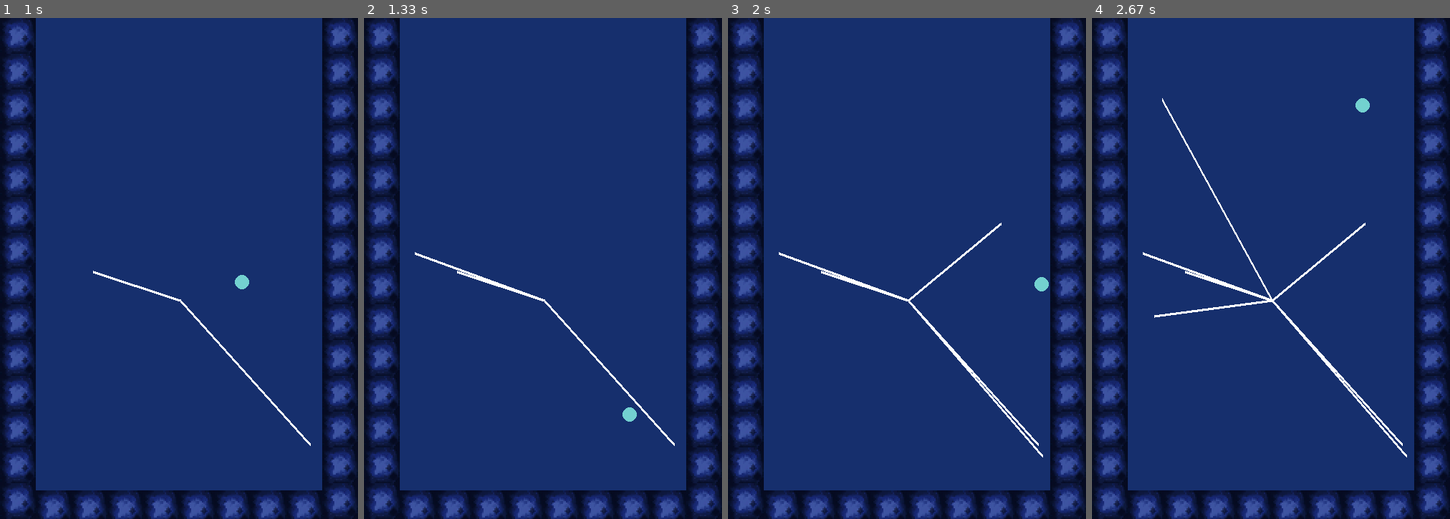
Above: before the commit, frames 1-4 (left to right).
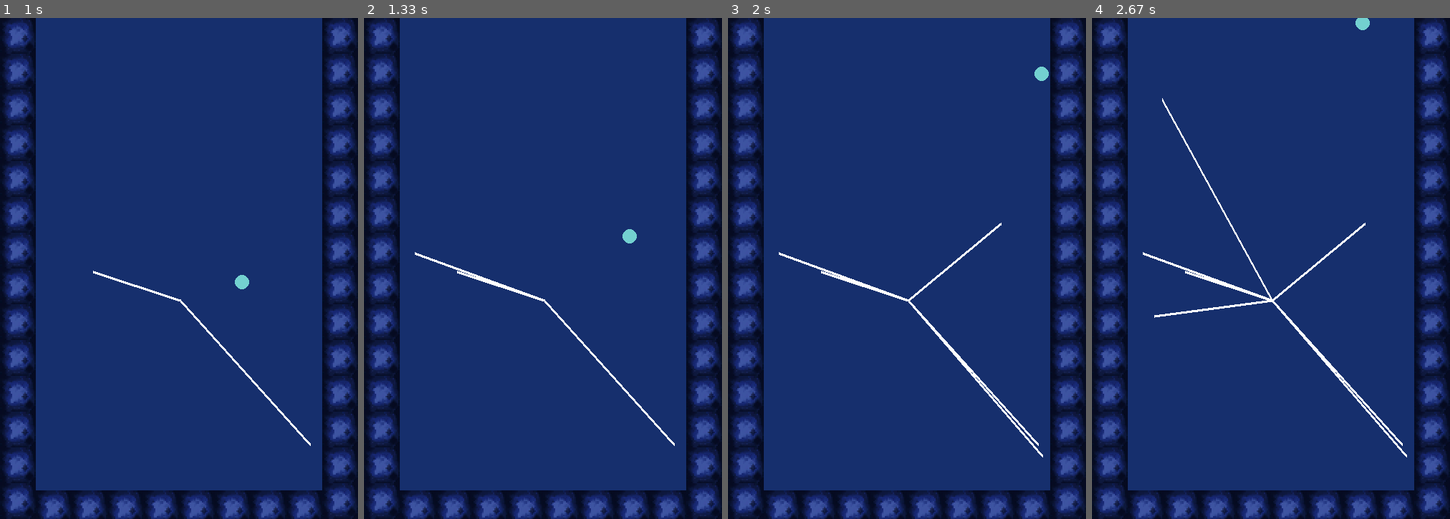
Above: after the commit, the same moments.

Repository: insper-classroom/devlife-23-1-projeto-pygame-esther_nina
Game: pygame game, started from code/jogo.py
The game is run twice, just before and just after one commit, with the same random seed, the same clock (stepped at 60 frames per second) and the same inputs.
Inputs (mouse positions are in pixels of both pictures, inside the frame that each line leads up to):
- Up to frame 1 (1 s): press the mouse at (179, 303) at 0.37 s; move the mouse to (136, 288) at 0.47 s; release the mouse at (93, 273) at 0.6 s; press the mouse at (179, 303) at 0.7 s; move the mouse to (243, 373) at 0.8 s; release the mouse at (311, 443) at 0.93 s
- Up to frame 2 (1.33 s): press the mouse at (543, 303) at 1.03 s; move the mouse to (478, 278) at 1.13 s; release the mouse at (414, 253) at 1.27 s
- Up to frame 3 (2 s): press the mouse at (907, 303) at 1.37 s; move the mouse to (975, 378) at 1.47 s; release the mouse at (1043, 458) at 1.6 s; press the mouse at (907, 303) at 1.7 s; move the mouse to (953, 263) at 1.8 s; release the mouse at (1000, 223) at 1.93 s
- Up to frame 4 (2.67 s): press the mouse at (1271, 303) at 2.03 s; move the mouse to (1213, 308) at 2.13 s; release the mouse at (1152, 318) at 2.27 s; press the mouse at (1271, 303) at 2.37 s; move the mouse to (1217, 198) at 2.47 s; release the mouse at (1163, 98) at 2.6 s

Frame 1 is identical in both runs. In frame 2, 0.2% of the frame differs, in the area x 72-77%, y 42-81%; in frame 3, 0.2%; in frame 4, 0.2%.

Commit message:
pseudo colisao

Diff:
--- a/code/funcoes.py
+++ b/code/funcoes.py
@@ -1,5 +1,6 @@
 import pygame
 import random
+import math
 
 class Jogo:
     def __init__(self):
@@ -36,6 +37,9 @@
 
         # Calcula a velocidade alterada pela aceleração (gravidade) e o tempo
         self.bolinha_vel[1] += 350 * delta
+
+        if Plataformas.colidiu(self.bolinha_pos):
+            self.bolinha_vel[1] *= - 1
 
         # Com isso, calcula as novas posições
         self.bolinha_pos[0] += self.bolinha_vel[0] * delta
@@ -120,7 +124,7 @@
         self.coordenadas_comeco = coordenada_inicio
         self.coordenadas_final = coordenada_final
         Plataformas.plataformas_anteriores.append(self)
-
+    '''
     def colisao(self, largura, altura, cx, cy):
         #rect =  pygame.Rect(x, y, largura, altura)
         self.rx = self.coordenadas_comeco[0]
@@ -130,17 +134,30 @@
         self.raio = 10
         largura = abs(self.coordenadas_final[0] -  self.coordenadas_comeco[0])
         altura = 3
-        if r1(0) < r2(0) + r2(2) and r1(0) + r1(2) > r2(0) and r1(1) < r2(1) + r2(3) and r1(3) + r1(0) > r2(1):
+        if self.coordenadas_comeco[0] <= self.cx <= self.coordenadas_final[0] and self.coordenadas_comeco[1] <= (self.cy + self.raio) <= self.coordenadas_final[1]:
             return True
         else:
             return False
-
+        '''
     def desenha_plataforma( window):
         # pygame.draw.polygon(self.window, self.cor, (self.coordenadas_comeco, self.coordenadas_final, (self.coordenadas_final[0], self.coordenadas_final[1] - 5), (self.coordenadas_comeco[0], self.coordenadas_comeco[1] - 5)))
         for plataforma in Plataformas.plataformas_anteriores:
             pygame.draw.polygon(window, plataforma.cor, (plataforma.coordenadas_comeco, plataforma.coordenadas_final, (plataforma.coordenadas_final[0], plataforma.coordenadas_final[1] - 3), (plataforma.coordenadas_comeco[0], plataforma.coordenadas_comeco[1] -3)))
 
-'''def rect_distance(b_side_x,b_side_y,angle_b_p,b_angle=0):
+    def colidiu(bola_pos):
+        for p in Plataformas.plataformas_anteriores:
+            rauio = 10
+            a = -((p.coordenadas_comeco[1] - p.coordenadas_final[1])/(p.coordenadas_comeco[0] - p.coordenadas_final[0]))
+            b = 1
+            c = -(a * p.coordenadas_comeco[0] + p.coordenadas_comeco[1])
+            dist = abs(a*bola_pos[0] + b*bola_pos[1] + c)/ math.sqrt(a**2 + b**2)
+
+            if dist <= rauio:
+                return True
+        return False
+
+
+def rect_distance(b_side_x,b_side_y,angle_b_p,b_angle=0):
    w1 = angle_b_p - b_angle
    w1 %= 360
    w_b = round(math.atan(b_side_x/b_side_y)/math.pi*180)
@@ -148,4 +165,4 @@
       distance = round(b_side_y/2/math.sin(w1*math.pi/180))
    else:
       distance = round(b_side_x/2/math.cos(w1*math.pi/180))
-   return abs(distance)'''
+   return abs(distance)
